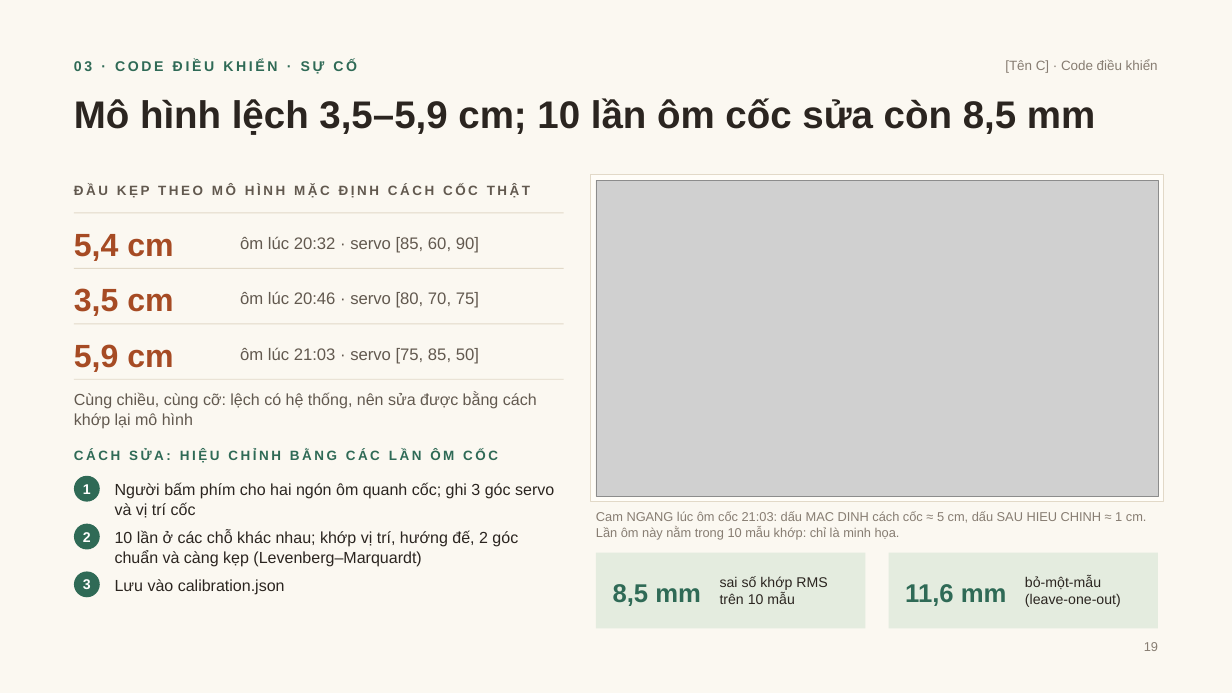
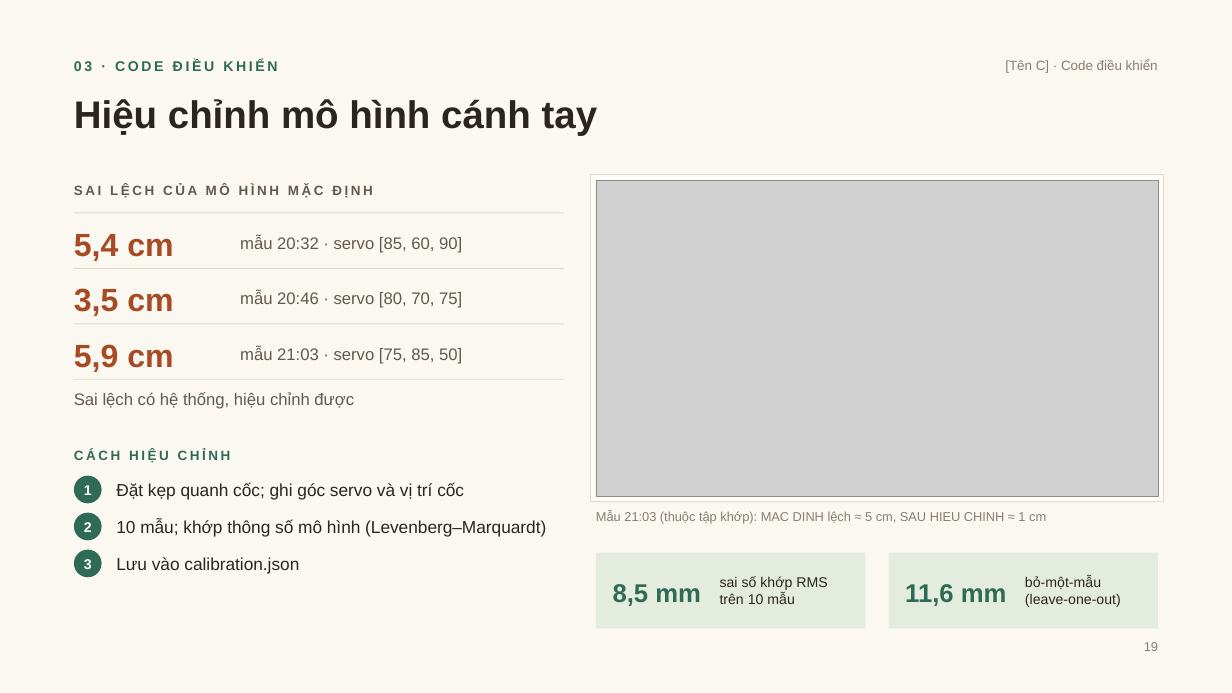
Before and after one commit to DuongNAD/Project_IoT, a slide deck: slide 19 of slides/Project_IoT_ThuyetTrinh.pptx. Drawn at 1232x693 pixels with LibreOffice and Linux fonts; fonts in the diff are those of the drawing; grey boxes stand for pictures. Boxes give left, top, right and bottom in pixels: in the first picture for what was removed or moved away, otherwise in the second. Text is boxed around its words. In the diff, an @@ line names an element or a change of style, - is before the commit and + after.

```diff
--- a/slides/Project_IoT_ThuyetTrinh.pptx
+++ b/slides/Project_IoT_ThuyetTrinh.pptx
@@ text at <box>74,59,277,71</box>: text changed @@
-03 · CODE ĐIỀU KHIỂN · SỰ CỐ
+03 · CODE ĐIỀU KHIỂN
@@ text at <box>74,99,598,135</box>: text changed @@
-Mô hình lệch 3,5–5,9 cm; 10 lần ôm cốc sửa còn 8,5 mm
+Hiệu chỉnh mô hình cánh tay
@@ text at <box>74,184,372,198</box>: text changed @@
-ĐẦU KẸP THEO MÔ HÌNH MẶC ĐỊNH CÁCH CỐC THẬT
+SAI LỆCH CỦA MÔ HÌNH MẶC ĐỊNH
@@ text at <box>240,235,462,253</box>: text changed @@
-ôm lúc 20:32 · servo [85, 60, 90]
+mẫu 20:32 · servo [85, 60, 90]
@@ text at <box>240,292,462,308</box>: text changed @@
-ôm lúc 20:46 · servo [80, 70, 75]
+mẫu 20:46 · servo [80, 70, 75]
@@ text at <box>240,346,462,364</box>: text changed @@
-ôm lúc 21:03 · servo [75, 85, 50]
+mẫu 21:03 · servo [75, 85, 50]
@@ text at <box>74,392,354,409</box>: text changed; size 12.5 to 13 pt @@
-Cùng chiều, cùng cỡ: lệch có hệ thống, nên sửa được bằng cách khớp lại mô hình
+Sai lệch có hệ thống, hiệu chỉnh được
@@ text at <box>74,449,231,463</box>: text changed @@
-CÁCH SỬA: HIỆU CHỈNH BẰNG CÁC LẦN ÔM CỐC
+CÁCH HIỆU CHỈNH
@@ text at <box>116,482,464,500</box>: text changed; size 12.5 to 13.5 pt @@
-Người bấm phím cho hai ngón ôm quanh cốc; ghi 3 góc servo và vị trí cốc
+Đặt kẹp quanh cốc; ghi góc servo và vị trí cốc
@@ ellipse "2": place and size @@
-ellipse "2" at <box>74,524,100,550</box>
+ellipse "2" at <box>74,513,102,541</box>
@@ text at <box>116,519,546,537</box>: text changed; size 12.5 to 13.5 pt @@
-10 lần ở các chỗ khác nhau; khớp vị trí, hướng đế, 2 góc chuẩn và càng kẹp (Levenberg–Marquardt)
+10 mẫu; khớp thông số mô hình (Levenberg–Marquardt)
@@ text at <box>596,510,1046,523</box>: text changed @@
-Cam NGANG lúc ôm cốc 21:03: dấu MAC DINH cách cốc ≈ 5 cm, dấu SAU HIEU CHINH ≈ 1 cm. Lần ôm này nằm trong 10 mẫu khớp: chỉ là minh họa.
+Mẫu 21:03 (thuộc tập khớp): MAC DINH lệch ≈ 5 cm, SAU HIEU CHINH ≈ 1 cm
@@ ellipse "3": place and size @@
-ellipse "3" at <box>74,571,100,597</box>
+ellipse "3" at <box>74,550,102,578</box>
@@ text "Lưu vào calibration.json": place and size @@
-text "Lưu vào calibration.json" at <box>115,579,285,595</box>
+text "Lưu vào calibration.json" at <box>116,557,299,574</box>
@@ text "Lưu vào calibration.json" at <box>116,557,299,574</box>: size 12.5 to 13.5 pt @@
```
Also in this commit, not shown: 24 other slides changed, 28 other files.
